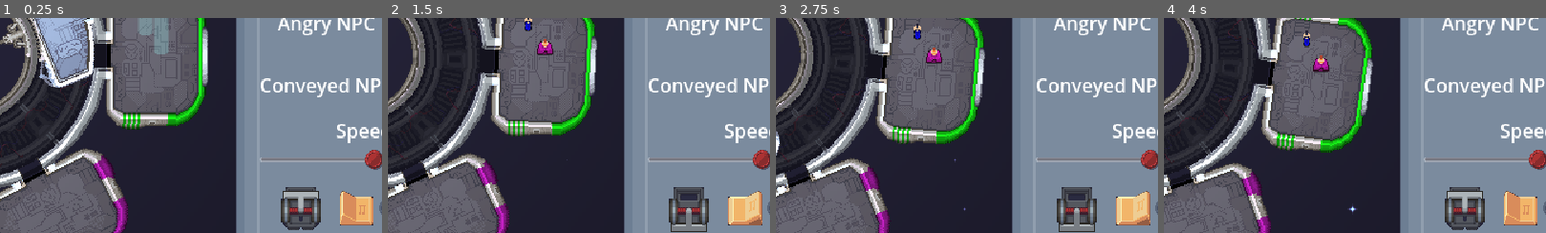
Above: before the commit, frames 1-4 (left to right).
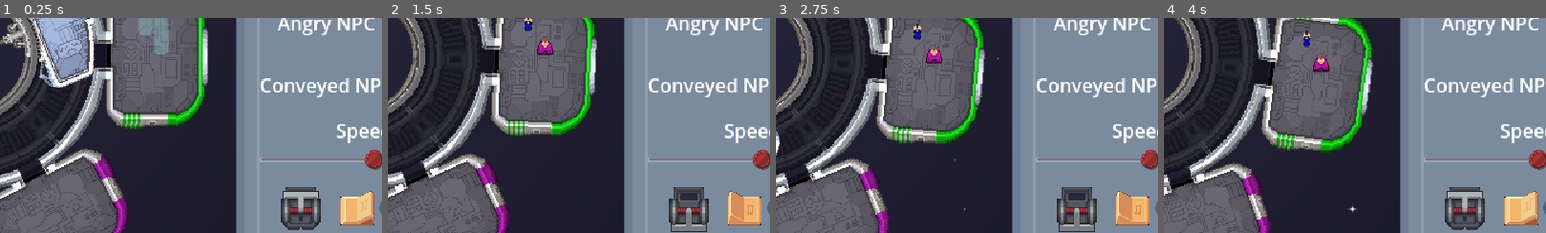
Above: after the commit, the same moments.

Repository: tehelka-gamedev/gmtk-2025
Game: Godot game, scene res://main.tscn
The game is run twice, just before and just after one commit, with the same random seed, the same clock (stepped at 60 frames per second) and the same inputs. The engine's default icon, where the game draws it, is replaced by a stand-in: a white triangle on a blue panel in a dark square. Sound files missing from this copy of the repository are replaced by a short silence.
Inputs (mouse positions are % of the whole screen's width and height, from its top left):
- Up to frame 1 (0.25 s): no input
- Up to frame 2 (1.5 s): click (72, 86) at 0.5 s; click (79, 86) at 1.25 s
- Up to frame 3 (2.75 s): click (89, 81) at 2.02 s
- Up to frame 4 (4 s): click (72, 86) at 2.75 s; click (79, 86) at 3.5 s
The pictures show only the part of the screen within x 33-83%, y 41-91%; the shares and areas given below are measured in that part.

The runs differ from the first frame. In frame 1, 1.0% of the frame differs, in the area x 89-98%, y 80-97%; in frame 2, 1.0%; in frame 3, 1.0%; in frame 4, 1.0%.

Commit message:
Invert jingle button sprites

Diff:
--- a/godot/ui/theme/game_theme.tres
+++ b/godot/ui/theme/game_theme.tres
@@ -67,8 +67,8 @@
 HSlider/styles/slider = ExtResource("5_noaot")
 JingleButton/base_type = &"CheckButton"
 JingleButton/colors/icon_normal_color = Color(0, 0, 0, 1)
-JingleButton/icons/checked = ExtResource("4_v4iik")
-JingleButton/icons/unchecked = ExtResource("5_ct6ne")
+JingleButton/icons/checked = ExtResource("5_ct6ne")
+JingleButton/icons/unchecked = ExtResource("4_v4iik")
 JingleButton/styles/focus = SubResource("StyleBoxEmpty_r4e6v")
 JingleButton/styles/hover = SubResource("StyleBoxEmpty_7hpn0")
 JingleButton/styles/hover_pressed = SubResource("StyleBoxEmpty_t3k5t")
